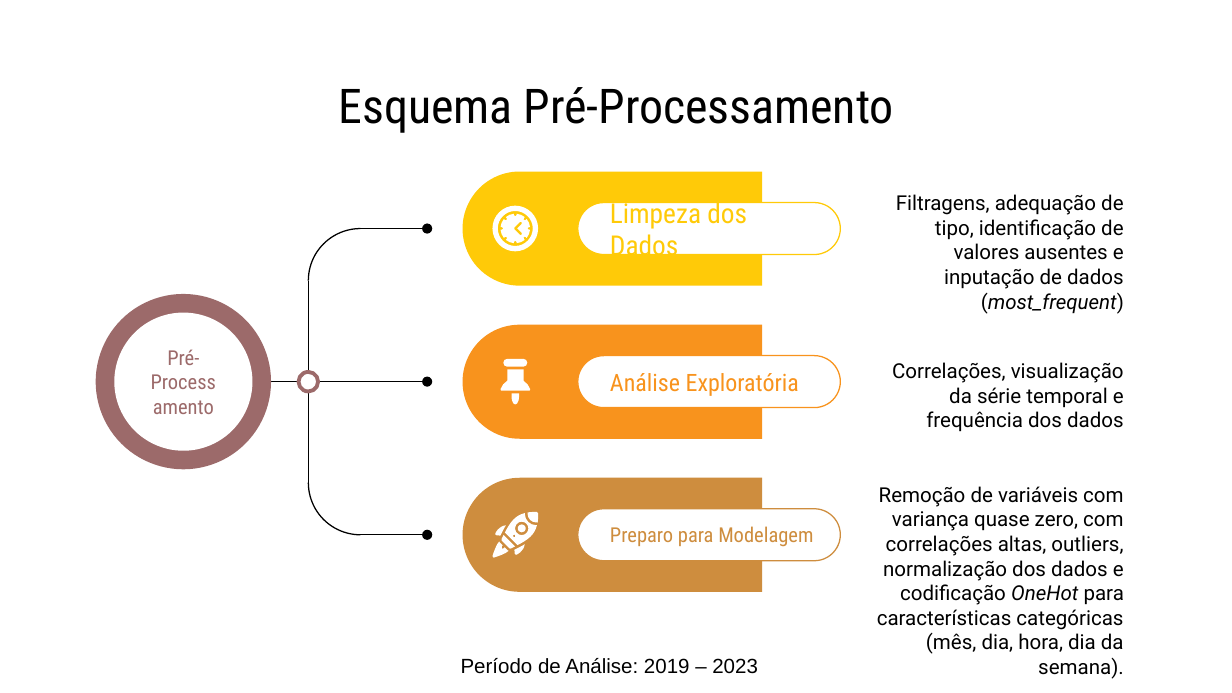
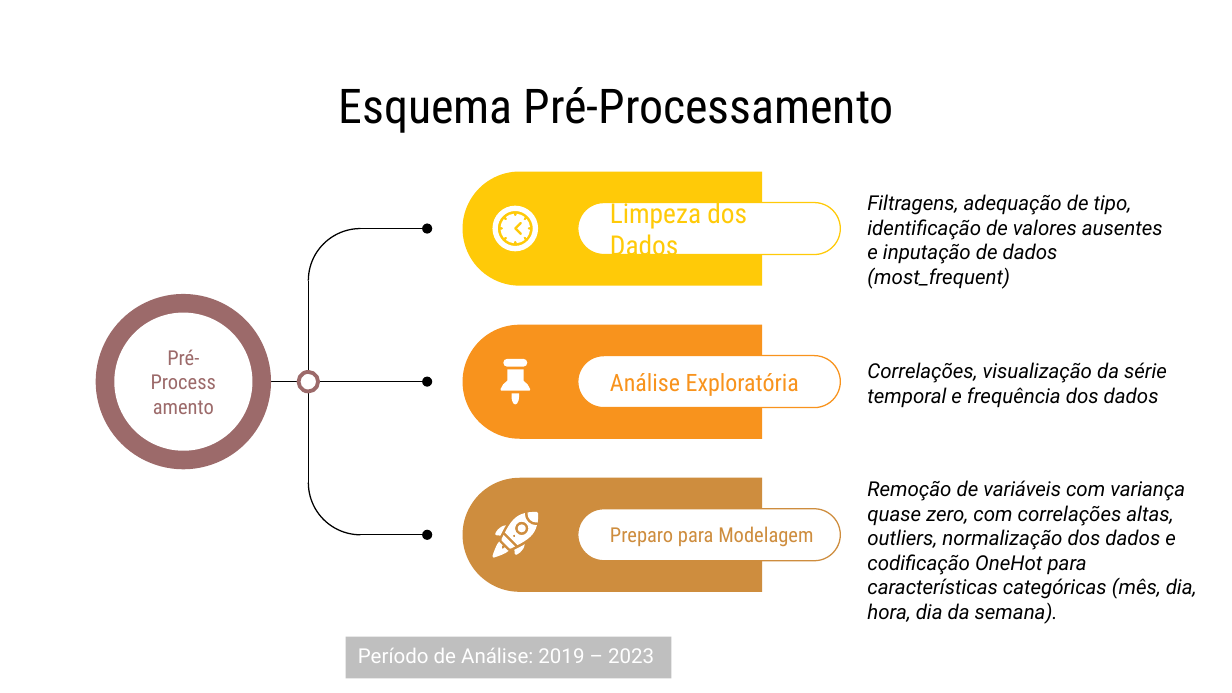
Before and after one commit to afazevedo/RadiantForecast, a slide deck: slide 14 of docs/presentation.pptx. Drawn at 1232x693 pixels with LibreOffice and Linux fonts; fonts in the diff are those of the drawing. Boxes give left, top, right and bottom in pixels: in the first picture for what was removed or moved away, otherwise in the second. Text is boxed around its words. In the diff, an @@ line names an element or a change of style, - is before the commit and + after.

```diff
--- a/docs/presentation.pptx
+++ b/docs/presentation.pptx
@@ text "Filtragens, adequação de tipo, identificação ..." at [867, 194, 1163, 289]: italic on in "Filtragens, adequação de tipo, identificação de valores ..."; alignment right to left @@
@@ text "Correlações, visualização da série temporal ..." at [867, 362, 1167, 408]: italic on; alignment right to left @@
@@ text "Remoção de variáveis com variança ..." at [867, 480, 1197, 624]: italic on; alignment right to left @@
@@ text "Período de Análise: 2019 – ...": place and size @@
-text "Período de Análise: 2019 – ..." at [461, 658, 758, 674]
+text "Período de Análise: 2019 – ..." at [358, 648, 654, 663]
@@ text "Período de Análise: 2019 – ..." at [358, 648, 654, 663]: font Arial to Roboto, text colour #000000 to #FFFFFF; alignment centre to left @@
@@ rectangle added at [346, 637, 671, 679], fill #BFBFBF @@
```
Also in this commit, not shown: 18 other slides changed, 3 slides added, 3 slides removed, 4 other files.
